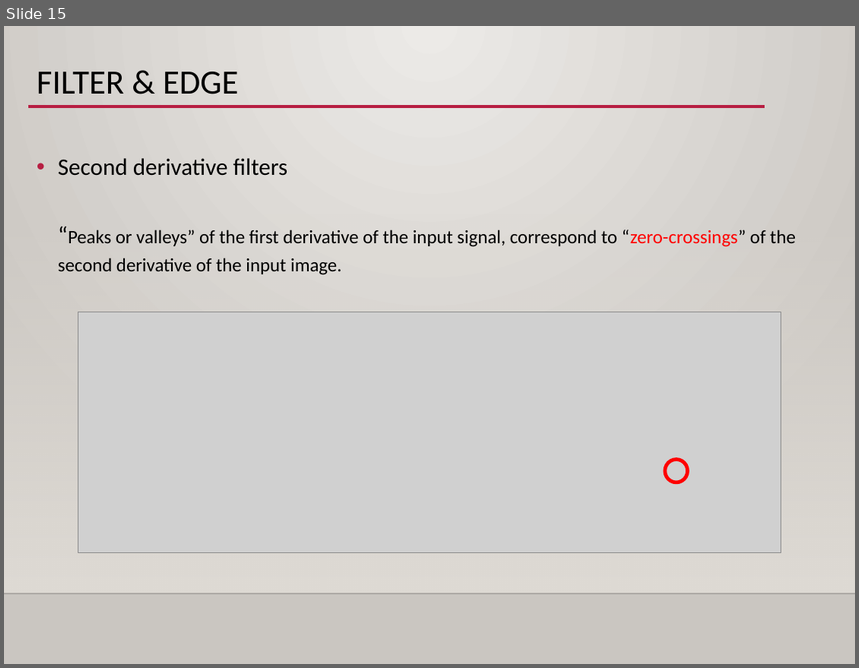
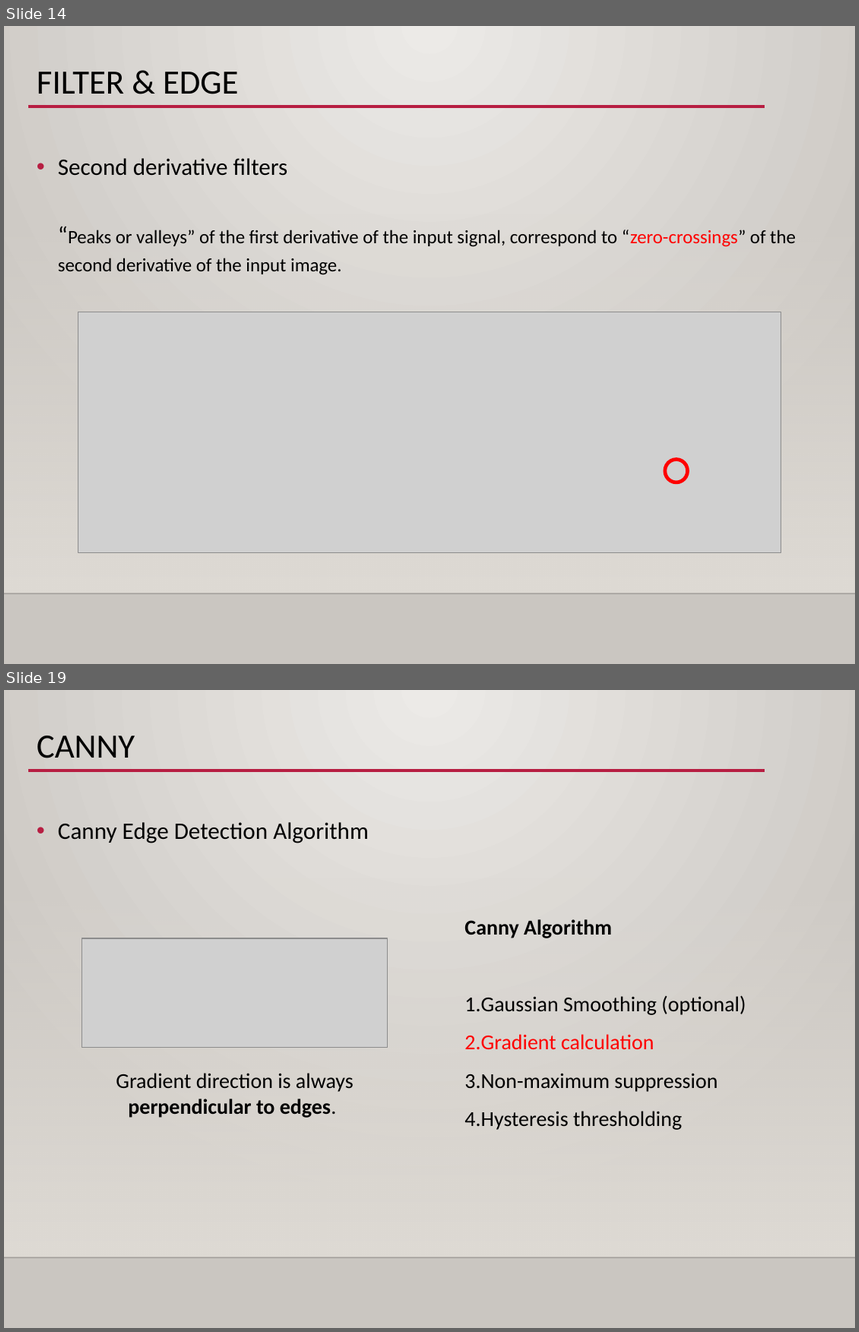
Before and after one commit to jelee2498/SDS, a slide deck: Day2/ex2-1_edge_detection/ex2-1_edge_detection.pptx. Shown one above the other, each under a label of ours: slide 15 before the commit, slides 14 and 19 after it; the slides between them are not shown. The pictures are 859x668 and 859x1332 pixels, drawn with LibreOffice and Linux fonts; fonts in the diff are those of the drawing; grey boxes stand for pictures; background and template pictures are left out. Boxes give left, top, right and bottom in pixels: in the first picture for what was removed or moved away, otherwise in the second. Text is boxed around its words. In the diff, an @@ line names an element or a change of style, - is before the commit and + after.

```diff
--- a/Day2/ex2-1_edge_detection/ex2-1_edge_detection.pptx
+++ b/Day2/ex2-1_edge_detection/ex2-1_edge_detection.pptx
@@ slide 19 added at (x1=4, y1=690, x2=855, y2=1328), background gradient #ECEAE7 to #CAC7C1; not listed: 3 template elements that a slide beside it also shows @@
@@ title added at (x1=37, y1=736, x2=135, y2=758), 28.8 pt, text #000000 @@
+CANNY
@@ text added at (x1=58, y1=822, x2=369, y2=844), 20 pt, text #000000 @@
+• Canny Edge Detection Algorithm
@@ picture added at (x1=82, y1=939, x2=388, y2=1047) @@
@@ text added at (x1=465, y1=920, x2=746, y2=1130), 18 pt, text #000000 @@
+Canny Algorithm
+1. Gaussian Smoothing (optional)
+2. Gradient calculation
+3. Non-maximum suppression
+4. Hysteresis thresholding
@@ text added at (x1=116, y1=1073, x2=354, y2=1118), 18 pt, text #000000 @@
+Gradient direction is always perpendicular to edges.
@@ what was slide 15 is now slide 14 @@
```
Also in this commit, not shown: 15 slides changed, 6 other slides added, 1 slide removed, 12 other files.
